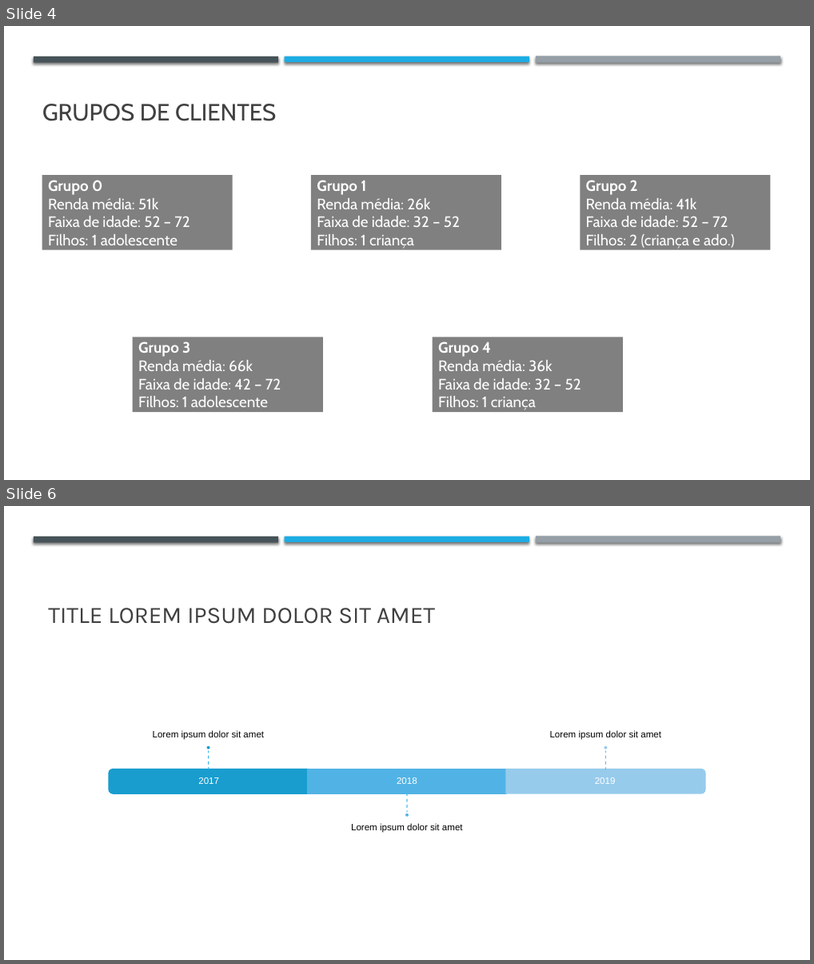
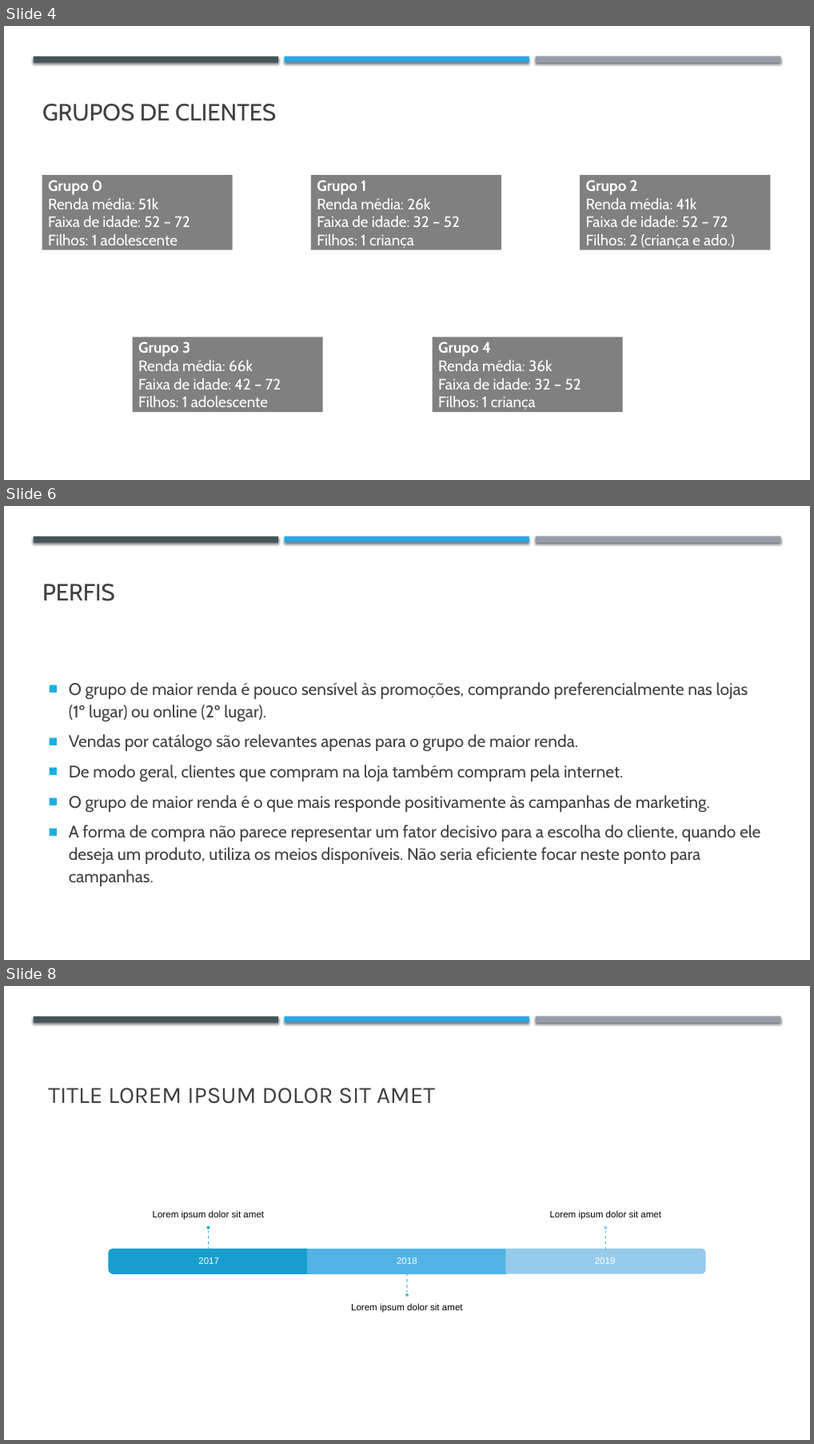
Before and after one commit to BrunoSantosPK/case-client-behavior, a slide deck: data/analise.pptx. Shown one above the other, each under a label of ours: slides 4 and 6 before the commit, slides 4, 6 and 8 after it; the slides between them are not shown. The pictures are 814x964 and 814x1444 pixels, drawn with LibreOffice and Linux fonts; fonts in the diff are those of the drawing. Boxes give left, top, right and bottom in pixels: in the first picture for what was removed or moved away, otherwise in the second. Text is boxed around its words. In the diff, an @@ line names an element or a change of style, - is before the commit and + after.

```diff
--- a/data/analise.pptx
+++ b/data/analise.pptx
@@ slide 6 added at (4, 506, 810, 960), background #FFFFFF; not listed: 3 template elements that a slide beside it also shows @@
@@ text added at (42, 584, 115, 601), 28 pt, text #404040 @@
+PERFIS
@@ text added at (69, 682, 761, 886), 20 pt, text #404040 @@
+■ O grupo de maior renda é pouco sensível às promoções, comprando preferencialmente nas lojas (1º lugar) ou online (2º lugar).
+■ Vendas por catálogo são relevantes apenas para o grupo de maior renda.
+■ De modo geral, clientes que compram na loja também compram pela internet.
+■ O grupo de maior renda é o que mais responde positivamente às campanhas de marketing.
+■ A forma de compra não parece representar um fator decisivo para a escolha do cliente, quando ele deseja um produto, utiliza os meios disponíveis. Não seria eficiente focar neste ponto para campanhas.
@@ what was slide 6 is now slide 8 @@
```
Also in this commit, not shown: 3 slides changed, 1 other slide added, 5 other files.
